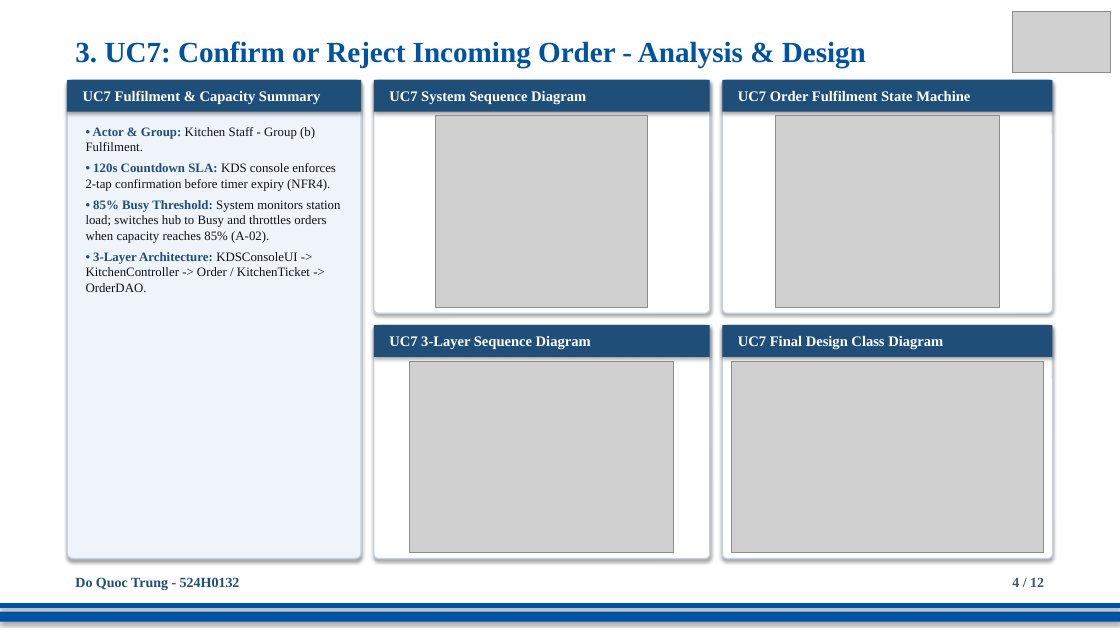
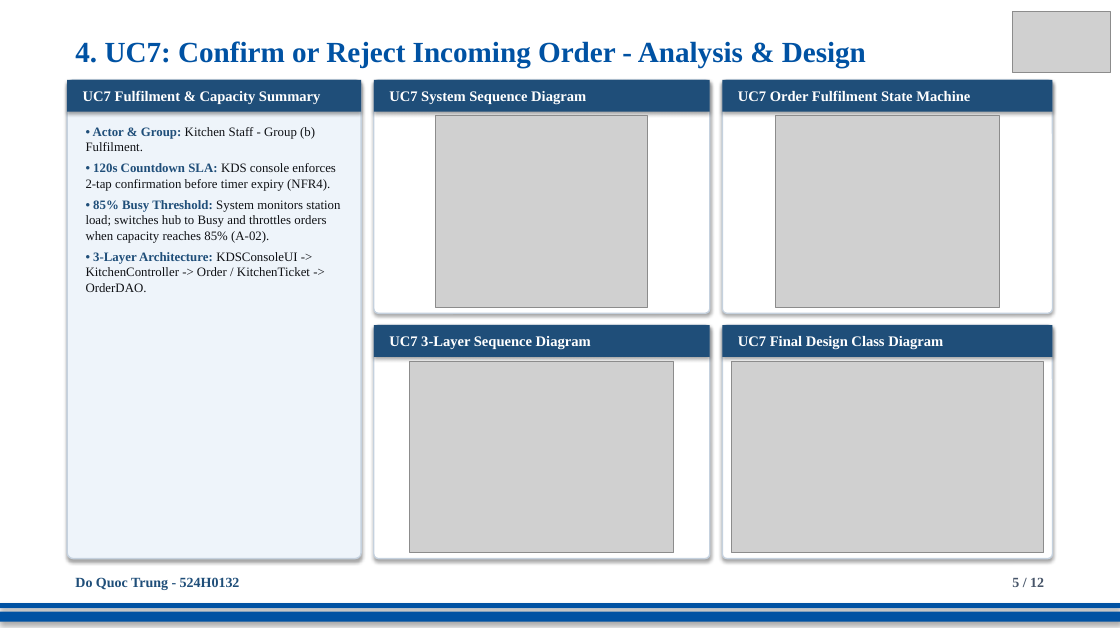
Before and after one commit to DoQuocTrung06/SaigonBite-RAD-TeamF10, a slide deck: slide 5 of Part_2/TeamF10_Presentation_for_SaigonBite.pptx (slide 4 before the commit). Drawn at 1120x630 pixels with LibreOffice and Linux fonts; fonts in the diff are those of the drawing; grey boxes stand for pictures. Boxes give left, top, right and bottom in pixels: in the first picture for what was removed or moved away, otherwise in the second. Text is boxed around its words. In the diff, an @@ line names an element or a change of style, - is before the commit and + after.

```diff
--- a/Part_2/TeamF10_Presentation_for_SaigonBite.pptx
+++ b/Part_2/TeamF10_Presentation_for_SaigonBite.pptx
@@ text at [75,41,866,68]: text changed @@
-3. UC7: Confirm or Reject Incoming Order - Analysis & Design
+4. UC7: Confirm or Reject Incoming Order - Analysis & Design
@@ text at [1012,578,1044,587]: text changed @@
-4 / 12
+5 / 12
```
Also in this commit, not shown: 4 other slides changed.
